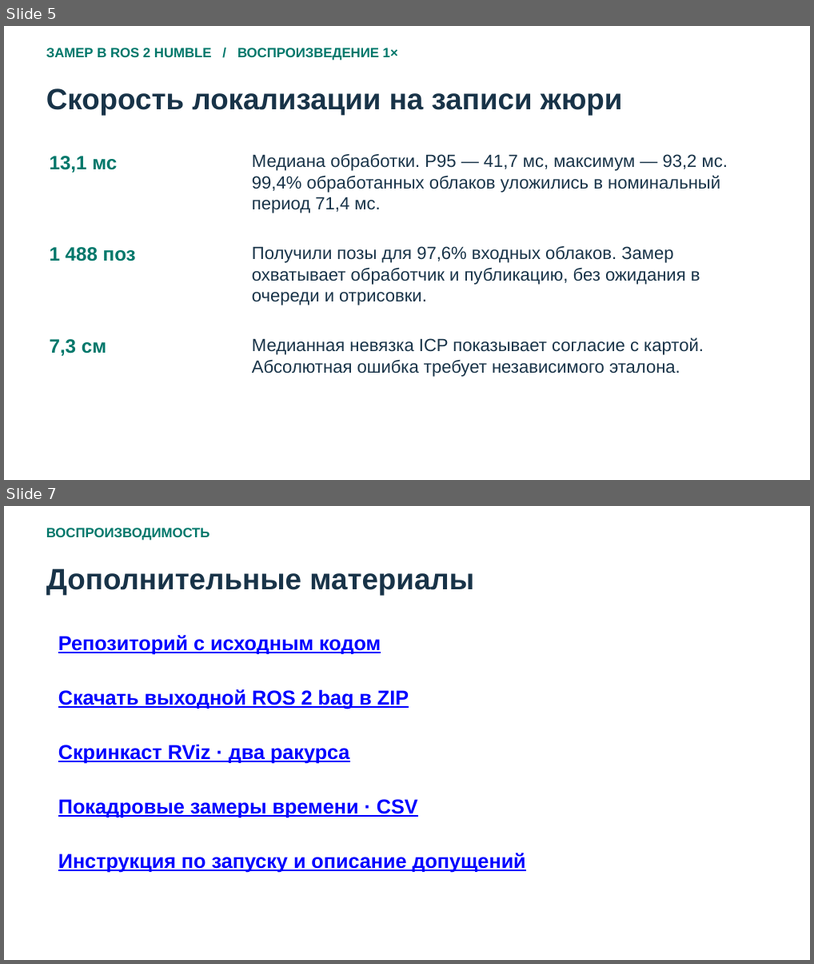
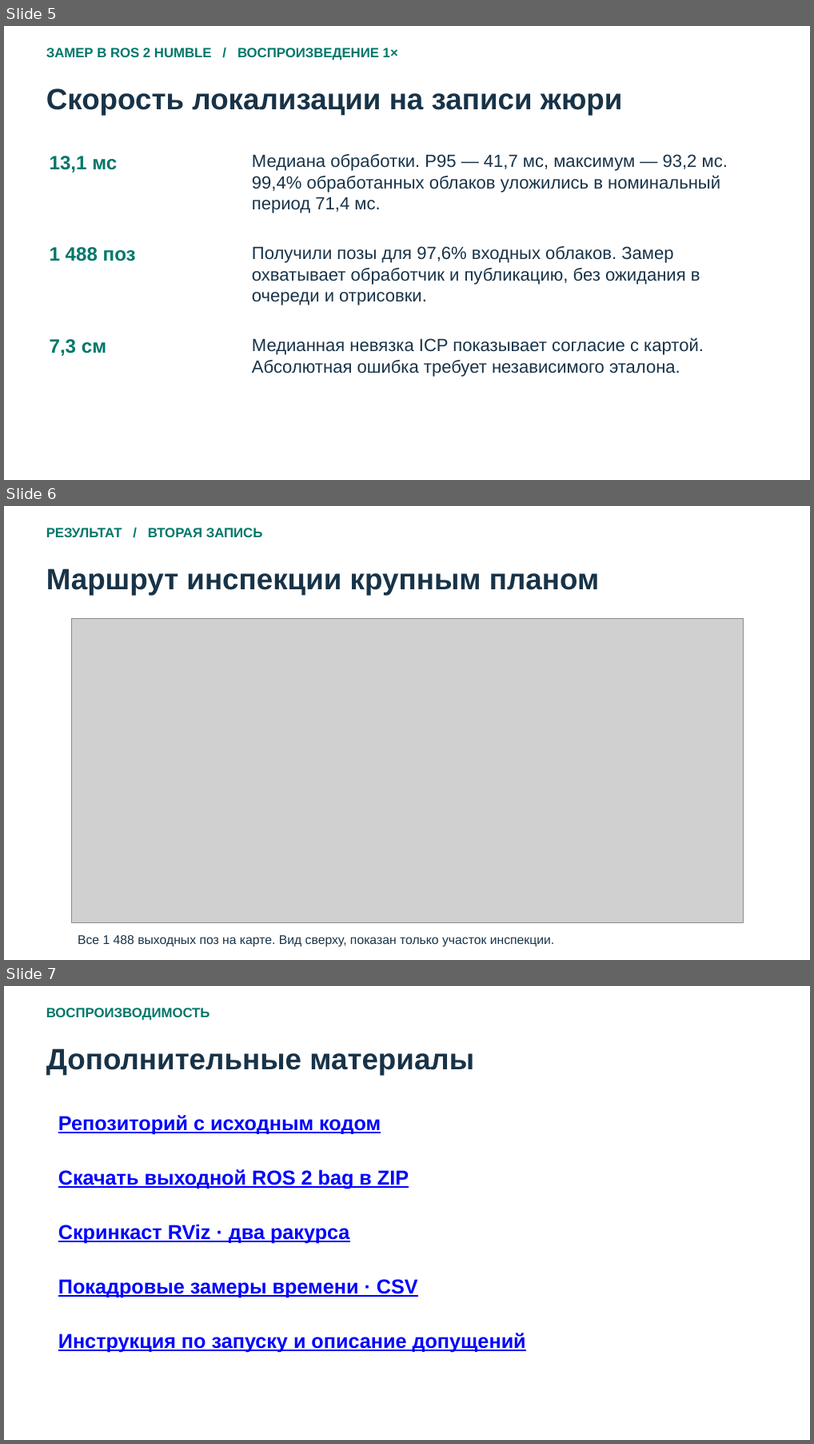
Before and after one commit to draizyyy/DogSLAM, a slide deck: DogSLAM-final.pptx. Shown one above the other, each under a label of ours: slides 5 and 7 before the commit, slides 5, 6 and 7 after it; the slides between them are not shown. The pictures are 814x964 and 814x1444 pixels, drawn with LibreOffice and Linux fonts; fonts in the diff are those of the drawing; grey boxes stand for pictures. Boxes give left, top, right and bottom in pixels: in the first picture for what was removed or moved away, otherwise in the second. Text is boxed around its words. In the diff, an @@ line names an element or a change of style, - is before the commit and + after.

```diff
--- a/DogSLAM-final.pptx
+++ b/DogSLAM-final.pptx
@@ slide 6 added at (4,506,810,960), background #FFFFFF @@
@@ text added at (46,528,263,537), 16 pt, text #00776A, bold @@
+РЕЗУЛЬТАТ / ВТОРАЯ ЗАПИСЬ
@@ text added at (46,568,599,595), 35 pt, text #183348, bold @@
+Маршрут инспекции крупным планом
@@ picture added at (72,619,743,923) @@
@@ text added at (78,935,554,947), 15 pt, text #183348 @@
+Все 1 488 выходных поз на карте. Вид сверху, показан только участок инспекции.
```
Also in this commit, not shown: 2 slides changed, 1 slide removed, 4 other files.
